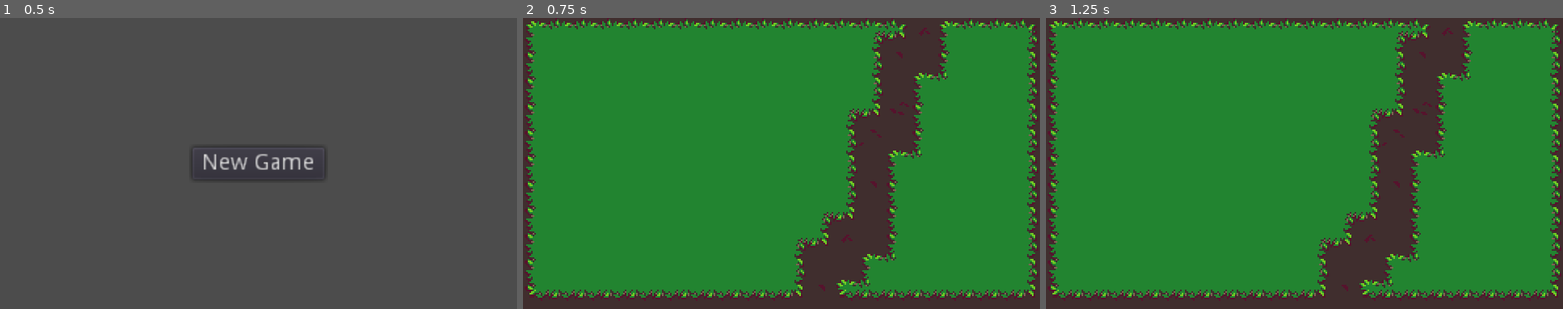
Above: before the commit, frames 1-3 (left to right).
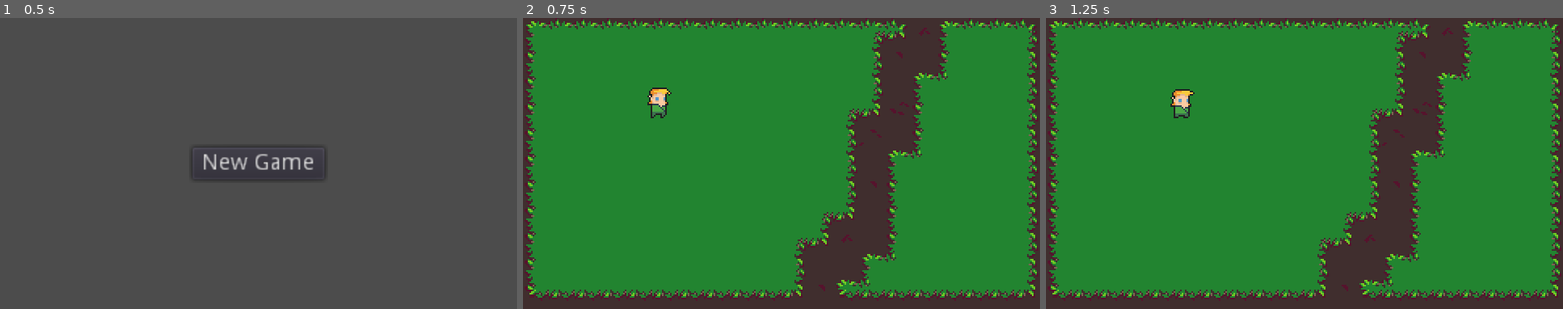
Above: after the commit, the same moments.

Repository: OpenGamedevCommunity/LastPotato
Game: Godot game, scene res://screens/title/TitleScreen.tscn
Same seed, same stepped clock (60 frames per second), same inputs: the game is played once before the commit and once after it.
Inputs:
- Up to frame 1 (0.5 s): no input
- Up to frame 2 (0.75 s): click "New Game" at 0.5 s
- Up to frame 3 (1.25 s): no input

Frame 1 is identical in both runs. In frame 2, 0.3% of the frame differs, in the area x 24-29%, y 23-35%; in frame 3, 0.3%.

Commit message:
Multi-character animations and movement
Thanks to lucky asset choice we have multiple player characters that can be chosen.
Entity inheritance for the movement

Diff:
--- a/entities/Entity.gd
+++ b/entities/Entity.gd
@@ -1,2 +1,31 @@
 extends KinematicBody2D
 class_name Entity
+
+
+
+export(float) var speed: = 1.0 * 60
+var dir: = Vector2.ZERO
+var velocity: = Vector2.ZERO
+
+
+onready var body:Node2D = $Body
+onready var sprite:Sprite = $Body/Sprite
+onready var spritePlayer:AnimationPlayer = $Body/SpritePlayer
+
+#inherited entities decide the implementation
+func set_dir()->void:
+	pass
+
+func _physics_process(_delta:float)->void:
+	set_dir()
+	velocity = dir * speed
+	velocity = move_and_slide(velocity)
+
+func _process(_delta:float)->void:
+	if abs(dir.x) > 0.01:
+		sprite.flip_h = dir.x < 0.0
+	set_animation()
+
+#inherited entities decide the implementation
+func set_animation()->void:
+	pass
--- /dev/null
+++ b/entities/Entity.tscn
@@ -0,0 +1,45 @@
+[gd_scene load_steps=5 format=2]
+
+[ext_resource path="res://assets/sprites/characters/Heroes.png" type="Texture" id=1]
+
+[sub_resource type="RectangleShape2D" id=1]
+extents = Vector2( 5, 2 )
+
+[sub_resource type="Animation" id=2]
+resource_name = "Idle"
+loop = true
+tracks/0/type = "value"
+tracks/0/path = NodePath("Sprite:frame")
+tracks/0/interp = 1
+tracks/0/loop_wrap = true
+tracks/0/imported = false
+tracks/0/enabled = true
+tracks/0/keys = {
+"times": PoolRealArray( 0, 0.5 ),
+"transitions": PoolRealArray( 1, 1 ),
+"update": 1,
+"values": [ 8, 9 ]
+}
+
+[sub_resource type="Animation" id=3]
+resource_name = "Run"
+loop = true
+
+[node name="Entity" type="KinematicBody2D"]
+
+[node name="CollisionShape2D" type="CollisionShape2D" parent="."]
+shape = SubResource( 1 )
+
+[node name="Body" type="Node2D" parent="."]
+
+[node name="Sprite" type="Sprite" parent="Body"]
+texture = ExtResource( 1 )
+offset = Vector2( 0, -16 )
+vframes = 8
+hframes = 8
+frame = 8
+
+[node name="SpritePlayer" type="AnimationPlayer" parent="Body"]
+autoplay = "Idle"
+anims/Idle = SubResource( 2 )
+anims/Run = SubResource( 3 )
--- a/entities/player/Player.gd
+++ b/entities/player/Player.gd
@@ -1 +1,35 @@
 extends Entity
+
+export(String) var ctrl = '1'
+
+enum CharList{
+	ROGUE_FEMALE,
+	ROGUE_MALE,
+	KNIGHTT_FEMALE,
+	KNIGHT_MALE,
+	MAGE_FEMALE,
+	MAGE_MALE
+}
+export(CharList) var character: = 1
+
+enum {IDLE,RUN}
+var animList: = [
+	["rogue_f_idle",	"rogue_f_run"],
+	["rogue_m_idle",	"rogue_m_run"],
+	["knight_f_idle",	"knight_f_run"],
+	["knight_m_idle",	"knight_m_run"],
+	["mage_f_idle",		"mage_f_run"],
+	["mage_m_idle",		"mage_m_run"],
+]
+
+
+func set_dir()->void:
+	dir.x = Input.get_action_strength("right_p"+ctrl) - Input.get_action_strength("left_p"+ctrl)
+	dir.y = Input.get_action_strength("down_p"+ctrl) - Input.get_action_strength("up_p"+ctrl)
+	dir = dir.normalized()
+
+func set_animation()->void:
+	if dir.length() > 0.1:
+		spritePlayer.play(animList[character][RUN])
+	else:
+		spritePlayer.play(animList[character][IDLE])
--- /dev/null
+++ b/entities/player/Player.tscn
@@ -0,0 +1,226 @@
+[gd_scene load_steps=15 format=2]
+
+[ext_resource path="res://entities/Entity.tscn" type="PackedScene" id=1]
+[ext_resource path="res://entities/player/Player.gd" type="Script" id=2]
+
+[sub_resource type="Animation" id=6]
+resource_name = "knight_f_idle"
+loop = true
+tracks/0/type = "value"
+tracks/0/path = NodePath("Sprite:frame")
+tracks/0/interp = 1
+tracks/0/loop_wrap = true
+tracks/0/imported = false
+tracks/0/enabled = true
+tracks/0/keys = {
+"times": PoolRealArray( 0, 0.5 ),
+"transitions": PoolRealArray( 1, 1 ),
+"update": 1,
+"values": [ 16, 17 ]
+}
+
+[sub_resource type="Animation" id=8]
+resource_name = "knight_f_run"
+length = 0.6
+loop = true
+step = 0.12
+tracks/0/type = "value"
+tracks/0/path = NodePath("Sprite:frame")
+tracks/0/interp = 1
+tracks/0/loop_wrap = true
+tracks/0/imported = false
+tracks/0/enabled = true
+tracks/0/keys = {
+"times": PoolRealArray( 0, 0.12, 0.24, 0.36, 0.48 ),
+"transitions": PoolRealArray( 1, 1, 1, 1, 1 ),
+"update": 1,
+"values": [ 20, 21, 22, 23, 19 ]
+}
+
+[sub_resource type="Animation" id=5]
+resource_name = "knight_m_idle"
+loop = true
+tracks/0/type = "value"
+tracks/0/path = NodePath("Sprite:frame")
+tracks/0/interp = 1
+tracks/0/loop_wrap = true
+tracks/0/imported = false
+tracks/0/enabled = true
+tracks/0/keys = {
+"times": PoolRealArray( 0, 0.5 ),
+"transitions": PoolRealArray( 1, 1 ),
+"update": 1,
+"values": [ 24, 25 ]
+}
+
+[sub_resource type="Animation" id=7]
+resource_name = "knight_m_run"
+length = 0.6
+loop = true
+step = 0.12
+tracks/0/type = "value"
+tracks/0/path = NodePath("Sprite:frame")
+tracks/0/interp = 1
+tracks/0/loop_wrap = true
+tracks/0/imported = false
+tracks/0/enabled = true
+tracks/0/keys = {
+"times": PoolRealArray( 0, 0.12, 0.24, 0.36, 0.48 ),
+"transitions": PoolRealArray( 1, 1, 1, 1, 1 ),
+"update": 1,
+"values": [ 28, 29, 30, 31, 27 ]
+}
+
+[sub_resource type="Animation" id=9]
+resource_name = "mage_f_idle"
+loop = true
+tracks/0/type = "value"
+tracks/0/path = NodePath("Sprite:frame")
+tracks/0/interp = 1
+tracks/0/loop_wrap = true
+tracks/0/imported = false
+tracks/0/enabled = true
+tracks/0/keys = {
+"times": PoolRealArray( 0, 0.5 ),
+"transitions": PoolRealArray( 1, 1 ),
+"update": 1,
+"values": [ 32, 33 ]
+}
+
+[sub_resource type="Animation" id=10]
+resource_name = "mage_f_run"
+length = 0.6
+loop = true
+step = 0.15
+tracks/0/type = "value"
+tracks/0/path = NodePath("Sprite:frame")
+tracks/0/interp = 1
+tracks/0/loop_wrap = true
+tracks/0/imported = false
+tracks/0/enabled = true
+tracks/0/keys = {
+"times": PoolRealArray( 0, 0.15, 0.3, 0.45 ),
+"transitions": PoolRealArray( 1, 1, 1, 1 ),
+"update": 1,
+"values": [ 36, 38, 37, 38 ]
+}
+
+[sub_resource type="Animation" id=11]
+resource_name = "mage_m_idle"
+loop = true
+tracks/0/type = "value"
+tracks/0/path = NodePath("Sprite:frame")
+tracks/0/interp = 1
+tracks/0/loop_wrap = true
+tracks/0/imported = false
+tracks/0/enabled = true
+tracks/0/keys = {
+"times": PoolRealArray( 0, 0.5 ),
+"transitions": PoolRealArray( 1, 1 ),
+"update": 1,
+"values": [ 40, 41 ]
+}
+
+[sub_resource type="Animation" id=12]
+resource_name = "mage_m_run"
+length = 0.6
+loop = true
+step = 0.15
+tracks/0/type = "value"
+tracks/0/path = NodePath("Sprite:frame")
+tracks/0/interp = 1
+tracks/0/loop_wrap = true
+tracks/0/imported = false
+tracks/0/enabled = true
+tracks/0/keys = {
+"times": PoolRealArray( 0, 0.15, 0.3, 0.45 ),
+"transitions": PoolRealArray( 1, 1, 1, 1 ),
+"update": 1,
+"values": [ 43, 44, 45, 46 ]
+}
+
+[sub_resource type="Animation" id=3]
+resource_name = "rogue_f_idle"
+loop = true
+tracks/0/type = "value"
+tracks/0/path = NodePath("Sprite:frame")
+tracks/0/interp = 1
+tracks/0/loop_wrap = true
+tracks/0/imported = false
+tracks/0/enabled = true
+tracks/0/keys = {
+"times": PoolRealArray( 0, 0.5 ),
+"transitions": PoolRealArray( 1, 1 ),
+"update": 1,
+"values": [ 0, 1 ]
+}
+
+[sub_resource type="Animation" id=4]
+resource_name = "rogue_f_run"
+length = 0.6
+loop = true
+step = 0.15
+tracks/0/type = "value"
+tracks/0/path = NodePath("Sprite:frame")
+tracks/0/interp = 1
+tracks/0/loop_wrap = true
+tracks/0/imported = false
+tracks/0/enabled = true
+tracks/0/keys = {
+"times": PoolRealArray( 0, 0.15, 0.3, 0.45 ),
+"transitions": PoolRealArray( 1, 1, 1, 1 ),
+"update": 1,
+"values": [ 6, 5, 6, 3 ]
+}
+
+[sub_resource type="Animation" id=1]
+resource_name = "rogue_m_idle"
+loop = true
+tracks/0/type = "value"
+tracks/0/path = NodePath("Sprite:frame")
+tracks/0/interp = 1
+tracks/0/loop_wrap = true
+tracks/0/imported = false
+tracks/0/enabled = true
+tracks/0/keys = {
+"times": PoolRealArray( 0, 0.5 ),
+"transitions": PoolRealArray( 1, 1 ),
+"update": 1,
+"values": [ 8, 9 ]
+}
+
+[sub_resource type="Animation" id=2]
+resource_name = "rogue_m_run"
+length = 0.6
+loop = true
+step = 0.12
+tracks/0/type = "value"
+tracks/0/path = NodePath("Sprite:frame")
+tracks/0/interp = 1
+tracks/0/loop_wrap = true
+tracks/0/imported = false
+tracks/0/enabled = true
+tracks/0/keys = {
+"times": PoolRealArray( 0, 0.12, 0.24, 0.36, 0.48 ),
+"transitions": PoolRealArray( 1, 1, 1, 1, 1 ),
+"update": 1,
+"values": [ 12, 13, 14, 15, 11 ]
+}
+
+[node name="Player" instance=ExtResource( 1 )]
+script = ExtResource( 2 )
+
+[node name="SpritePlayer" parent="Body" index="1"]
+autoplay = ""
+anims/knight_f_idle = SubResource( 6 )
+anims/knight_f_run = SubResource( 8 )
+anims/knight_m_idle = SubResource( 5 )
+anims/knight_m_run = SubResource( 7 )
+anims/mage_f_idle = SubResource( 9 )
+anims/mage_f_run = SubResource( 10 )
+anims/mage_m_idle = SubResource( 11 )
+anims/mage_m_run = SubResource( 12 )
+anims/rogue_f_idle = SubResource( 3 )
+anims/rogue_f_run = SubResource( 4 )
+anims/rogue_m_idle = SubResource( 1 )
+anims/rogue_m_run = SubResource( 2 )
--- a/project.godot
+++ b/project.godot
@@ -56,6 +56,39 @@
 "svg/scale": 1.0
 }
 
+[input]
+
+right_p1={
+"deadzone": 0.5,
+"events": [ Object(InputEventKey,"resource_local_to_scene":false,"resource_name":"","device":0,"alt":false,"shift":false,"control":false,"meta":false,"command":false,"pressed":false,"scancode":68,"unicode":0,"echo":false,"script":null)
+ ]
+}
+left_p1={
+"deadzone": 0.5,
+"events": [ Object(InputEventKey,"resource_local_to_scene":false,"resource_name":"","device":0,"alt":false,"shift":false,"control":false,"meta":false,"command":false,"pressed":false,"scancode":65,"unicode":0,"echo":false,"script":null)
+ ]
+}
+up_p1={
+"deadzone": 0.5,
+"events": [ Object(InputEventKey,"resource_local_to_scene":false,"resource_name":"","device":0,"alt":false,"shift":false,"control":false,"meta":false,"command":false,"pressed":false,"scancode":87,"unicode":0,"echo":false,"script":null)
+ ]
+}
+down_p1={
+"deadzone": 0.5,
+"events": [ Object(InputEventKey,"resource_local_to_scene":false,"resource_name":"","device":0,"alt":false,"shift":false,"control":false,"meta":false,"command":false,"pressed":false,"scancode":83,"unicode":0,"echo":false,"script":null)
+ ]
+}
+action_p1={
+"deadzone": 0.5,
+"events": [ Object(InputEventMouseButton,"resource_local_to_scene":false,"resource_name":"","device":0,"alt":false,"shift":false,"control":false,"meta":false,"command":false,"button_mask":0,"position":Vector2( 0, 0 ),"global_position":Vector2( 0, 0 ),"factor":1.0,"button_index":1,"pressed":false,"doubleclick":false,"script":null)
+ ]
+}
+interact_p1={
+"deadzone": 0.5,
+"events": [ Object(InputEventKey,"resource_local_to_scene":false,"resource_name":"","device":0,"alt":false,"shift":false,"control":false,"meta":false,"command":false,"pressed":false,"scancode":70,"unicode":0,"echo":false,"script":null)
+ ]
+}
+
 [rendering]
 
 environment/default_environment="res://default_env.tres"
--- a/screens/game/GameScreen.tscn
+++ b/screens/game/GameScreen.tscn
@@ -1,6 +1,7 @@
-[gd_scene load_steps=2 format=2]
+[gd_scene load_steps=3 format=2]
 
 [ext_resource path="res://tilesets/grass_and_dirt.tres" type="TileSet" id=1]
+[ext_resource path="res://entities/player/Player.tscn" type="PackedScene" id=2]
 
 [node name="GameScreen" type="Node2D"]
 
@@ -9,3 +10,6 @@
 cell_size = Vector2( 16, 16 )
 format = 1
 tile_data = PoolIntArray( 0, 0, 4, 1, 0, 5, 2, 0, 5, 3, 0, 5, 4, 0, 5, 5, 0, 5, 6, 0, 5, 7, 0, 5, 8, 0, 5, 9, 0, 5, 10, …(3946 unchanged characters)…
+
+[node name="Player" parent="." instance=ExtResource( 2 )]
+position = Vector2( 83.7922, 61.8719 )
